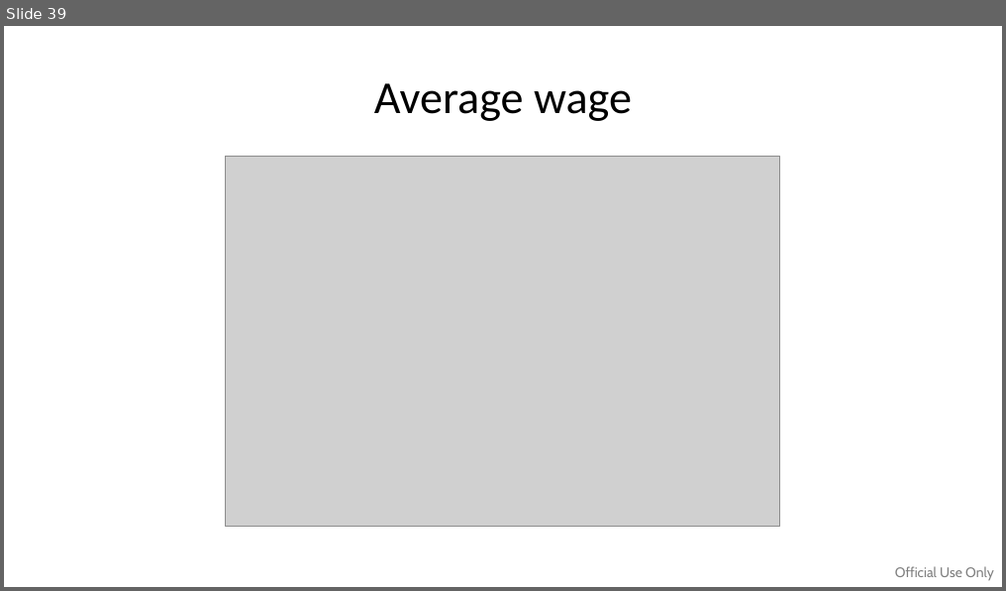
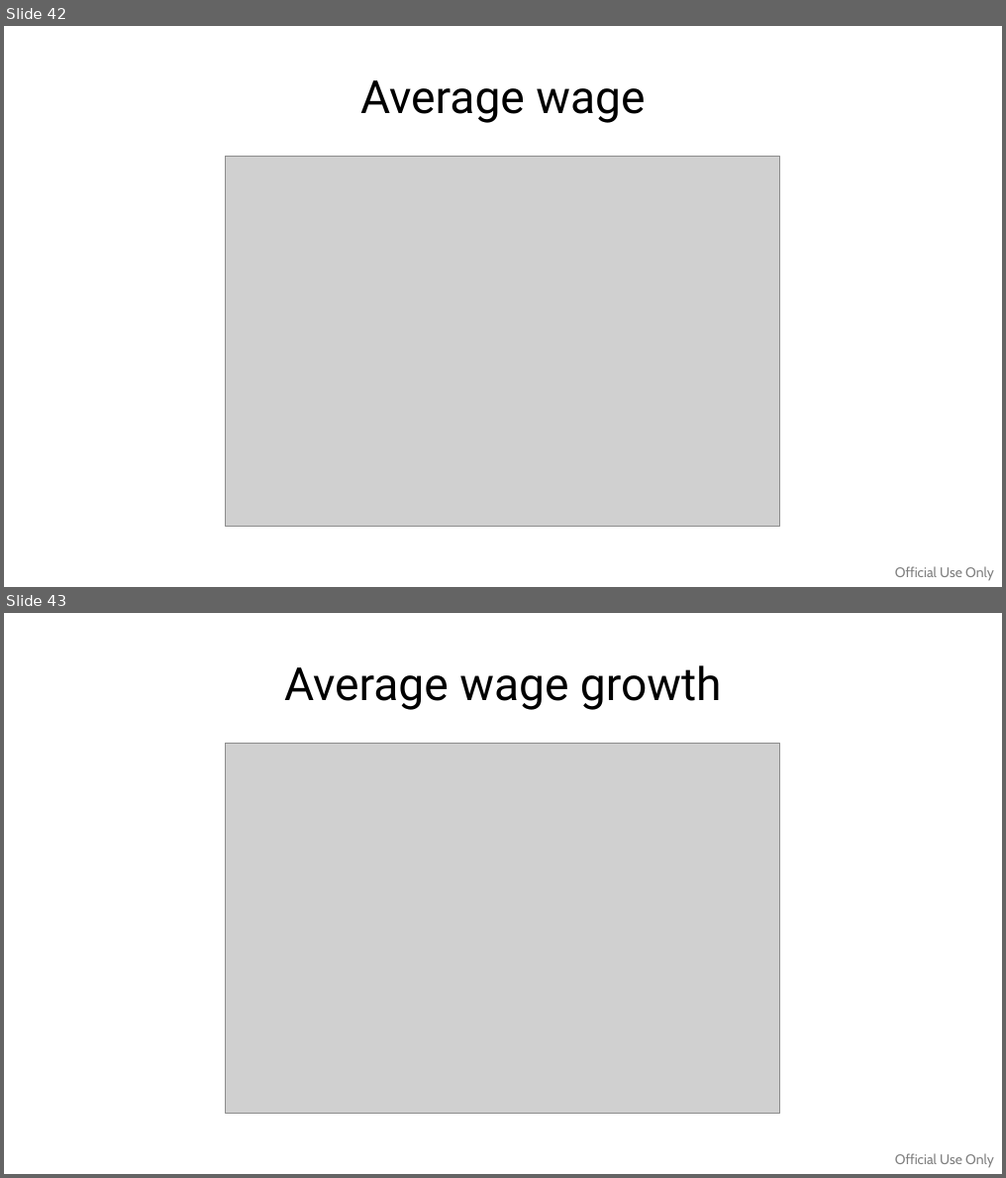
Before and after one commit to WB-PIDA-Data-Science-Shop/govhr-pry, a slide deck: analysis/source/govhr.pptx. Shown one above the other, each under a label of ours: slide 39 before the commit, slides 42 and 43 after it. The pictures are 1006x591 and 1006x1178 pixels, drawn with LibreOffice and Linux fonts; fonts in the diff are those of the drawing; grey boxes stand for pictures. Boxes give left, top, right and bottom in pixels: in the first picture for what was removed or moved away, otherwise in the second. Text is boxed around its words. In the diff, an @@ line names an element or a change of style, - is before the commit and + after.

```diff
--- a/analysis/source/govhr.pptx
+++ b/analysis/source/govhr.pptx
@@ slide 43 added at (4,613,1002,1174), background #FFFFFF; not listed: 1 template element that a slide beside it also shows @@
@@ title added at (284,665,722,710), 33 pt, text #000000 @@
+Average wage growth
@@ picture added at (226,744,780,1114) @@
@@ what was slide 39 is now slide 42 @@
@@ slide 42 changed as well @@
@@ title "Average wage" at (360,80,645,123): font Calibri to Roboto @@
```
Also in this commit, not shown: 41 other slides changed, 5 other slides added, 1 slide removed, 4 other files.
